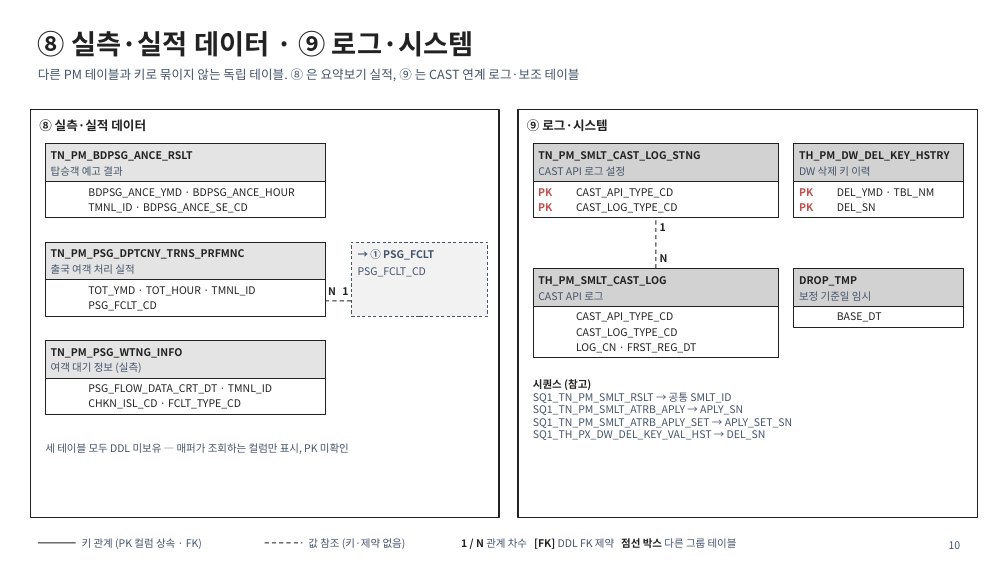
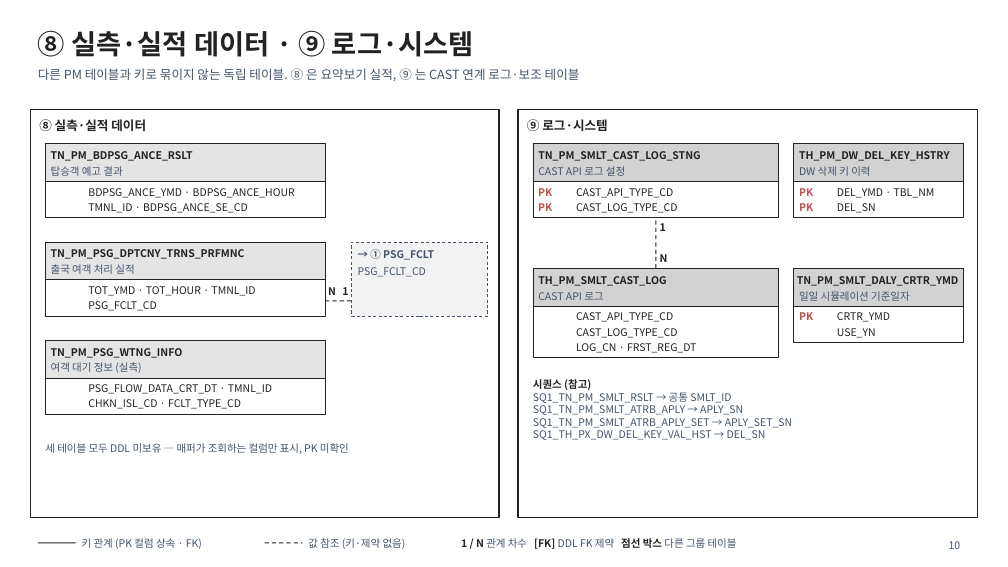
Before and after one commit to nsc5432/publishing, a slide deck: slide 10 of docs/pmown-table-erd.pptx. Drawn at 1008x567 pixels with LibreOffice and Linux fonts; fonts in the diff are those of the drawing. Boxes give left, top, right and bottom in pixels: in the first picture for what was removed or moved away, otherwise in the second. Text is boxed around its words. In the diff, an @@ line names an element or a change of style, - is before the commit and + after.

Commit message:
docs: update ERD for daily simulation base date table

```diff
--- a/docs/pmown-table-erd.pptx
+++ b/docs/pmown-table-erd.pptx
@@ rectangle: place and size @@
-rectangle at [794, 268, 964, 327]
+rectangle at [794, 268, 964, 343]
@@ text at [797, 276, 959, 286]: text changed @@
-DROP_TMP
+TN_PM_SMLT_DALY_CRTR_YMD
@@ text at [799, 291, 910, 301]: text changed @@
-보정 기준일 임시
+일일 시뮬레이션 기준일자
@@ text added at [799, 312, 813, 320], 10 pt, text #C0504D, bold @@
+PK
@@ text at [837, 312, 890, 322]: text changed @@
-BASE_DT
+CRTR_YMD
@@ text added at [837, 328, 876, 338], 10 pt, text #222222 @@
+USE_YN
```
Also in this commit, not shown: 3 other slides changed.
